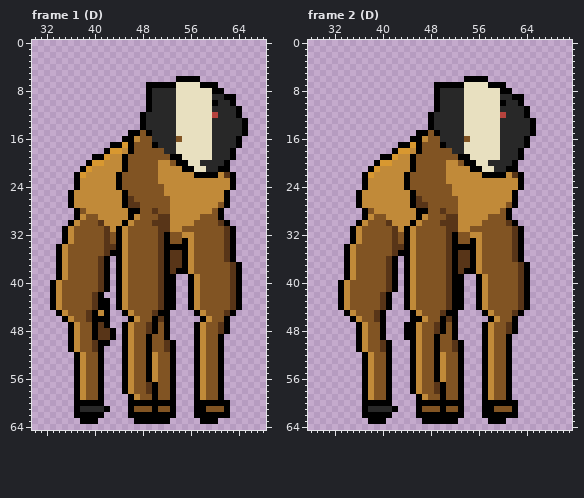
File history of a pixel-art file, assets/enemies/86_leucrocotta.aseprite. Above: the version before the commit.
98x65 pixels, 25 frames. Shown: frame 1 (D): x 30..68, y 0..64; frame 2 (D): x 28..71, y 0..64. The commit also changed other frames, which this record leaves out.
The same view after the edit:
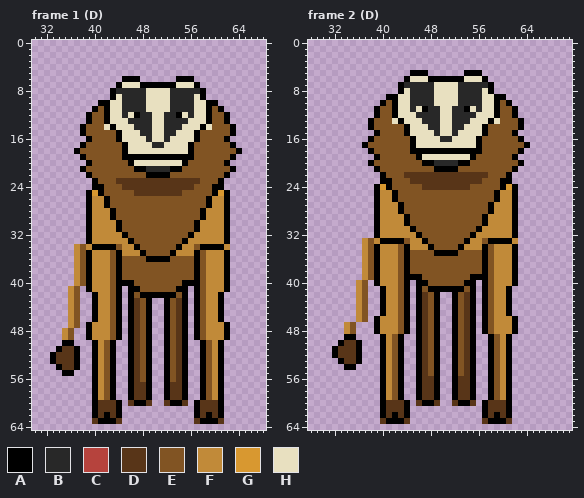
Palette (. is transparent): A #000000  B #282828  C #b6433d  D #583518  E #815423  F #c18a39  G #d89830  H #e8e0c0
The edit:
Changed rows in their new state; - is an unchanged pixel.
Frame 1 (D):
first column x 33:
 6 ------------AAA---------.--------
 7 -----------AHHHA--------A...-----
 8 ----------ABBBBBHHHH-BBBBA...----
 9 ----------AHBBBBHHHH-BBB-A.....--
10 --------AAHHBBBBHHHH-BBB--A-...--
11 -------AEAHHBBBBHHHH-BBB--AEA...-
12 ------AEEAHHBHAB-HH--A-B--AEEA..-
13 ------AEEAHHHBBB-HH--BB---AEEA...
14 -----AEEEHAHHHBB-HH--B---A-EEEA..
15 -----AEEEEEAHHHBBHH-----AEEEEEA..
16 ------AEEEEAHHHHBHH-HH--AEEEEA..-
17 -----AEEEEEEAHHHHB-HH--AEEEEEEA.-
18 ----AEEEEEEEAHHHHHHHH--AEEEEEEEA-
19 -----AEEEEEE-AAAAAAA--AAEEEEEE---
20 -------EEEEEEAHHHHHHHH-EEEEEE----
21 ------EEEEEEE-AABBBBAAEEEEEEEEA--
22 ----..AEEEEE----AAAAEEEEEEEEEA.--
23 ----...AEEEDDDDDDDDDDDDDDEEEA..--
24 ----...AAEEEDDDDDDDDDDDDEEEAA..--
25 ---...AGAEEEE-DDDDDDDDEEEEEAG----
26 ---...A--AEEEE------EEEEEEA------
27 ---...A--AEEEEE-----EEEEEEA-F----
28 ----..A---AEEEE--E--EEEEEA-FFA---
29 ----..AF--AEEEE---EEEEEEEAFFFA---
30 ---...AFF--AEE---EEEEEEEAFFFF----
31 --....AFFF--E-----EEEE--AFFFFA.--
32 --....AFFFFFA-----EE--EAFFFFFA.--
33 --....AFFFFF-A----EE----FFFFFA.--
34 -...F-FAAAAE-FA---EEE-F--AAAAF.--
35 -...F-AFFFE--FFA--EEAFF-A-FFFA.--
36 -...F-AFFFE-E---AAA-EEEEA-FFFA.--
37 -...F-AFFFE-E-----EEEEEEA-FFFA..-
38 -...F-AFFFE-E-----EEEEEEA-FFFA..-
39 -...F-AFFFE-E-----EEEEEEA-FFFA..-
40 ....F-AFFFE-AA----EEEEA-A-FFFA..-
41 ...F-.AFFFE-.AA---EEEAA.A-FFFA..-
42 ...F-..AFFE-.A-AAAA--EA.A-FFA...-
43 ...F-..AFFE-.AD-A..-EDA.A-FFA...-
44 ...F-..AFFE-.AD-A..-EDA.A-FFA...-
45 -..F-..--FEA.AD-A..-EDA--EFFA..--
46 --.--..-FFEA--D-A..-EDA-AE-FA.---
47 ---FE.AFFFEA.AD-A..-EDA--EFFF----
48 --FE..AFFFEA.AD-A..-EDA--EFFF----
49 --FE..AFFFEA.AD--..-EDA--EFFFA---
50 --A-...AFEA-.AD--..AEDA-.A-F-----
51 -ADDA..AFEA-.AD--..AEDA-.A-F-----
52 ADDD-..AFEA-.AD--..AEDA-.A-F-----
53 ADDD-..AFEA-.AD--..AEDA-.A-F-----
54 -ADD-..AFEA-.AD--..AEDA-.A-F-----
55 --AA...AFEA-.AD--..AEDA-.A-F-----
56 ----...AFEA-.AD--..AEDA-.A-F-----
57 ----...AFEA-.ADDA..ADDA-.A-F-----
58 ----...AFEA-.ADDA..ADDA-.A-F-----
59 ----...AFEA---DDA..ADDA-.A-F-----
60 ----...-DDDA-D--D..D-AD--DDD-.---
61 ----...ADDDA-........----DDDA.---
62 ----...-DADA-........----D-D-.---
63 -----..DAAAD--......----D---D----
Frame 2 (D):
first column x 32:
 5 -------------AAA------AAA---------
 6 ------------AHHHAAAAAAHHH---------
 7 -----------ABBBBBHHHHBBBBB-..-----
 8 -----------AHBBBBHHHH-BBB-A...----
 9 ---------AAHHBBBBHHHH-BBB--AA...--
10 --------AEAHHBBBBHHHH-BBB--AEA..--
11 -------AEEAHHBHABBHH--A-B--AEEA..-
12 -------AEEAHHHBBB-HH--BB---AEEA..-
13 ------AEEEHAHHHBB-HH--B---A-EEEA..
14 ------AEEEEEAHHHB-HH-----AEEEEEA..
15 -------AEEEEAHHHHBHH-H---AEEEEA...
16 ------AEEEEEE-HHHH--HHH-AEEEEEEA.-
17 -----AEEEEEEEAHHHHHHHH--AEEEEEEE--
18 ------AEEEEEEA-AAAAAAAAAAEEEEEE---
19 -------AEEEEEEAHHHHHHHHAEEEEEEA.--
20 ------AEEEEEEE-AABBBBA-EEEEEEEEA--
21 ------.AEEEEEE---AAAAEEEEEEEEE----
22 -----...AEEEDDDDDDDDDDDDDDEEEA..--
23 -----...AAEEEDDDDDDDDDDDDEEEAA..--
24 -----..AGAEEE--DDDDDDDDEEEEEAGA.--
25 ----...A--AEEE------EEEEEEEA------
26 ----...A--AEEEE------EEEEEEA------
27 ----...A---AEEEE-----EEEEEA--F----
28 -----..A---AEEEE--E--EEEEEA-FFA---
29 -----..AF---AEEE---EEEEEEAFFFFA---
30 ----...AFF--AEE---EEEEEEEAFFFF----
31 ---....AFFF-FA-----EEEE-AFFFFFA.--
32 ---....AFFFFF-A----EE--A-FFFFFA.--
33 ---..F-FAAAAE-FA---EE-AF--AAAAF.--
34 --...F-AFFFE--FFA--EE-FF-A-FFFA.--
35 --...F-AFFFE-E---AAA-EEEEA-FFFA.--
36 --...F-AFFFE-E-----EEEEEEA-FFFA.--
37 --...F-AFFFE-E-----EEEEEEA-FFFA..-
38 --...F-AFFFE-E-----EEEEEEA-FFFA..-
39 --...F-AFFFE-AA----EEEEA-A-FFFA..-
40 -...F-.AFFFE-.AA---EEEAA.A-FFFA..-
41 -...F-..AFFE-.A-AAAA--EA.A-FFA...-
42 -...F-..AFFE-.AD-A..-EDA.A-FFA...-
43 -...F-..AFFE-.AD-A..-EDA.A-FFA...-
44 -...F-..AFFE-.AD-A..-EDA.A-FFA...-
45 --..F-..-FFEA.AD-A..-EDA--EFFA..--
46 ---.--.AFFFEA.-D-A..-EDA-AE-FF----
47 --FE...AFFFE-.AD-A..-EDA--EFFF----
48 --FE...AFFFE-.AD-A..-EDA--EFFF----
49 --AA....-FEA..AD--..-EDA-.A-F-----
50 -ADD-...AFEA-.AD--..AEDA-.A-F-----
51 ADDD-...AFEA-.AD--..AEDA-.A-F-----
52 ADDDA...AFEA-.AD--..AEDA-.A-F-----
53 -ADDA...AFEA-.AD--..AEDA-.A-F-----
54 --AA-...AFEA-.AD--..AEDA-.A-F-----
55 -----...AFEA-.AD--..AEDA-.A-F-----
56 -----...AFEA-.ADD-..ADDA-.A-F-----
57 -----...AFEA-.ADDA..ADDA-.A-F-----
58 -----...AFEA-.ADDA..ADDA-.A-F-----
59 -----...AFEA---DDA..ADDA-.A-F-----
60 -----...-DDDA-D--D..D-AD--DDD-.---
61 -----...ADDDA-........----DDDA.---
62 -----...-DADA-........----D-D-.---
63 ------..DAAAD--......----D---D----
Where, in picture pixels (left, top, right, bottom), the same in both pictures:
changed: (50, 76, 248, 424)
changed: (332, 70, 536, 424)
